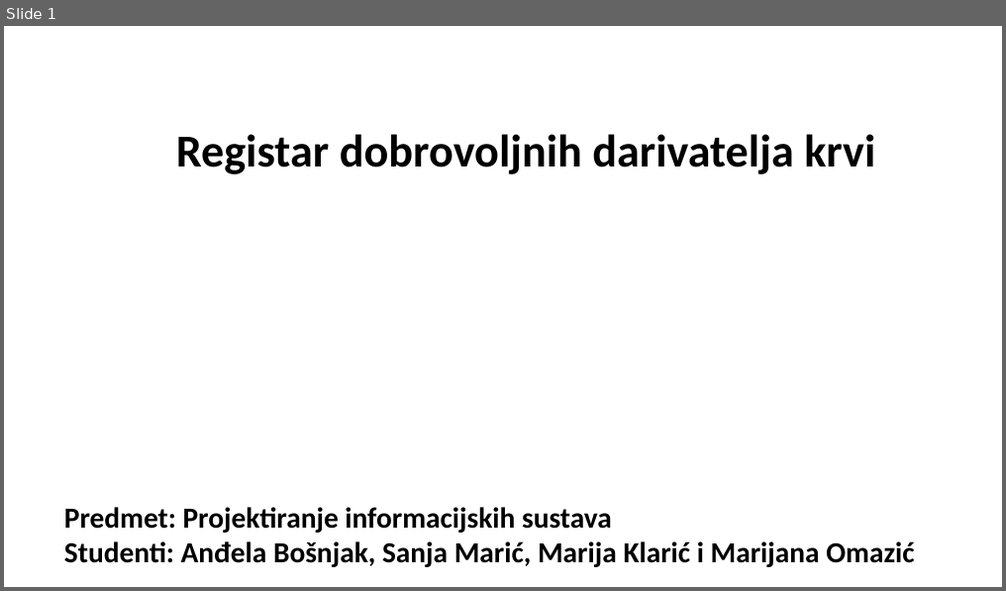
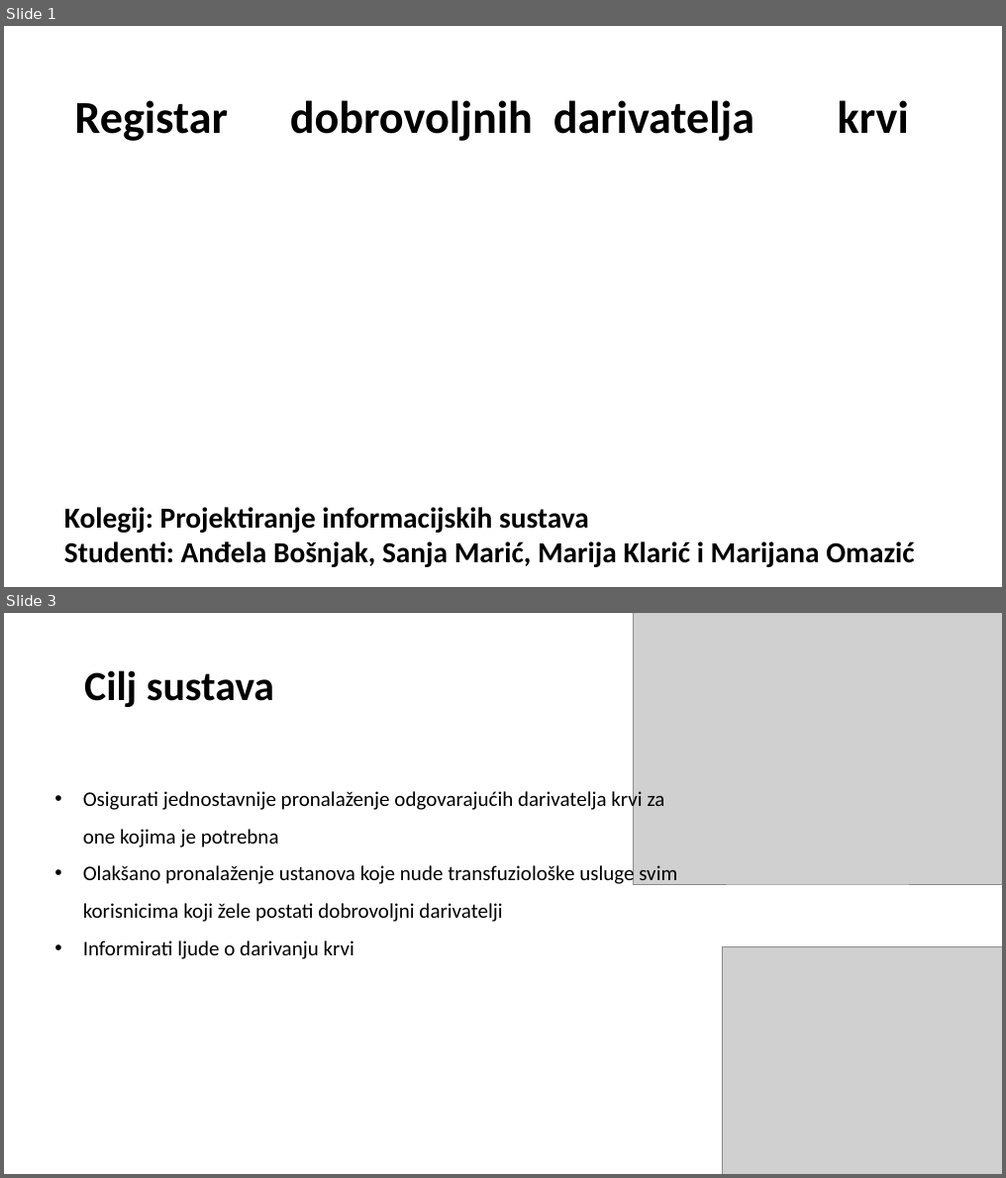
Before and after one commit to MarijanaOmazic/Prezentacija, a slide deck: Blood_register.pptx. Shown one above the other, each under a label of ours: slide 1 before the commit, slides 1 and 3 after it; the slides between them are not shown. The pictures are 1006x591 and 1006x1178 pixels, drawn with LibreOffice and Linux fonts; fonts in the diff are those of the drawing; grey boxes stand for pictures; background and template pictures are left out. Boxes give left, top, right and bottom in pixels: in the first picture for what was removed or moved away, otherwise in the second. Text is boxed around its words. In the diff, an @@ line names an element or a change of style, - is before the commit and + after.

```diff
--- a/Blood_register.pptx
+++ b/Blood_register.pptx
@@ slide 3 added at <box>4,613,1002,1174</box>, background picture (left out) @@
@@ picture added at <box>634,613,1002,884</box> @@
@@ text added at <box>84,670,274,707</box>, 39.8 pt, text #000000, bold @@
+Cilj sustava
@@ text added at <box>83,788,677,959</box>, 20 pt, text #000000 @@
+• Osigurati jednostavnije pronalaženje odgovarajućih darivatelja krvi za one kojima je potrebna
+• Olakšano pronalaženje ustanova koje nude transfuziološke usluge svim korisnicima koji žele postati dobrovoljni darivatelji
+• Informirati ljude o darivanju krvi
@@ picture added at <box>722,947,1002,1174</box> @@
@@ slide 1 changed as well @@
@@ text "Registar dobrovoljnih darivatelja krvi" rewrapped from <box>176,134,875,174</box> to <box>74,100,909,141</box> @@
@@ text at <box>64,507,589,533</box>: text changed @@
-Predmet: Projektiranje informacijskih sustava
+Kolegij: Projektiranje informacijskih sustava
```
Also in this commit, not shown: 12 other slides changed, 8 other slides added, 1 slide removed.
